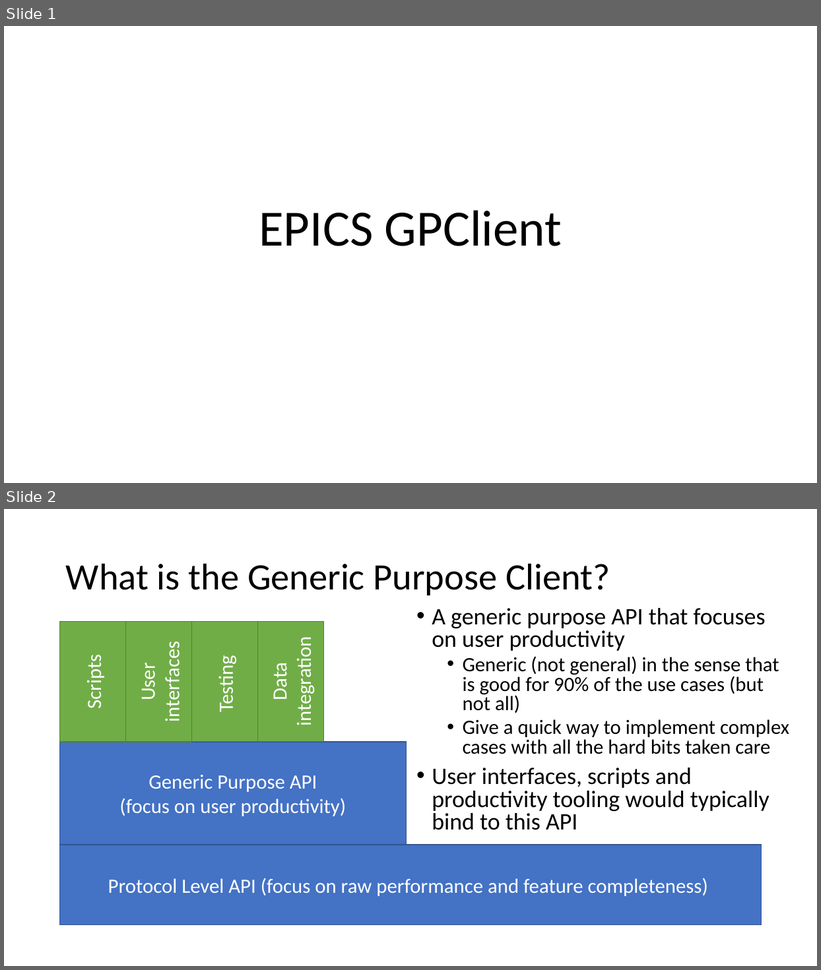
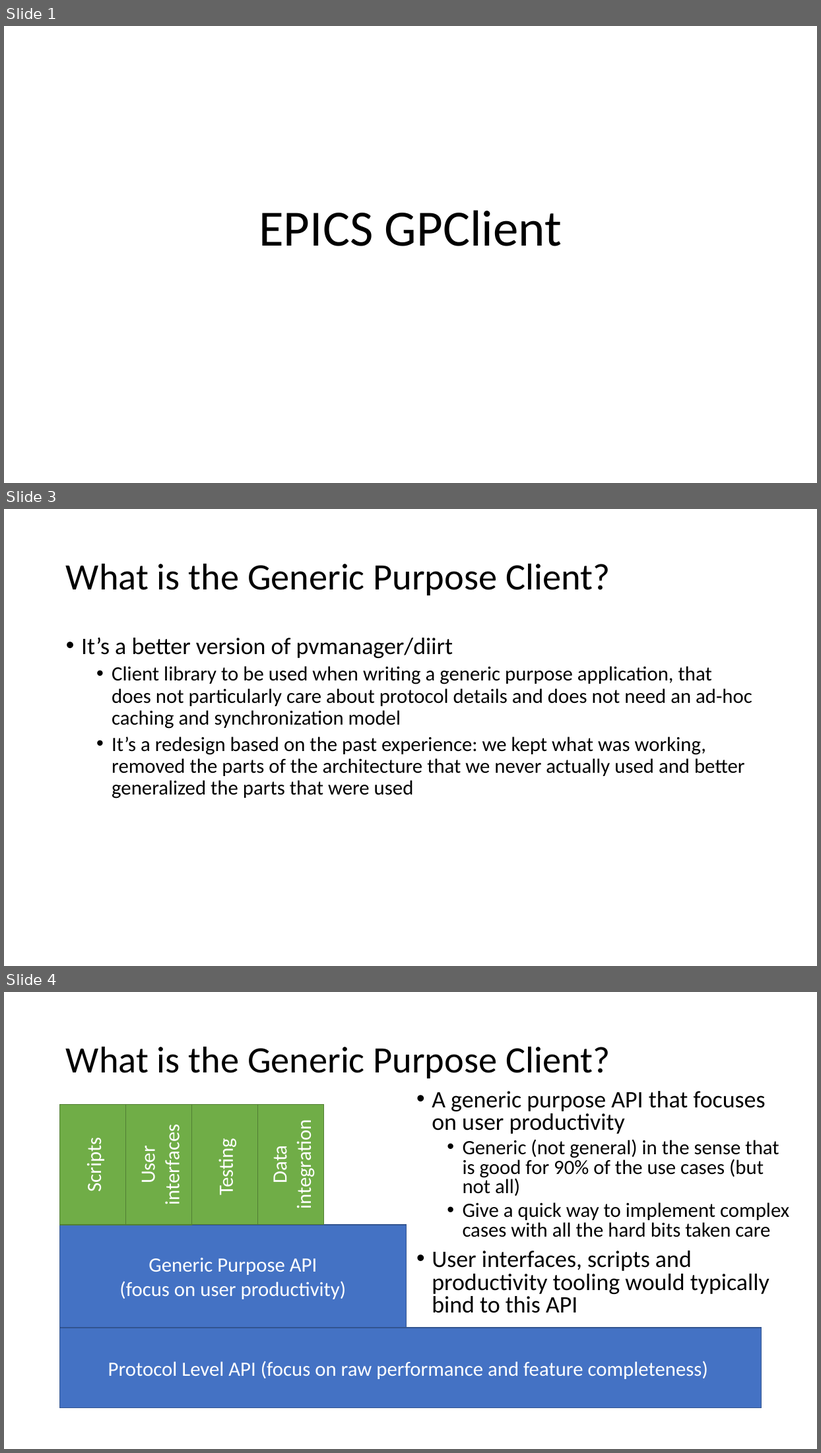
Before and after one commit to shroffk/epics-java-resources, a slide deck: EPICS-GPClient.pptx. Shown one above the other, each under a label of ours: slides 1 and 2 before the commit, slides 1, 3 and 4 after it; the slides between them are not shown. The pictures are 821x970 and 821x1453 pixels, drawn with LibreOffice and Linux fonts; fonts in the diff are those of the drawing. Boxes give left, top, right and bottom in pixels: in the first picture for what was removed or moved away, otherwise in the second. Text is boxed around its words. In the diff, an @@ line names an element or a change of style, - is before the commit and + after.

```diff
--- a/EPICS-GPClient.pptx
+++ b/EPICS-GPClient.pptx
@@ slide 3 added at box(4, 509, 817, 966), background #FFFFFF @@
@@ title added at box(66, 563, 610, 595), 44 pt, text #000000 @@
+What is the Generic Purpose Client?
@@ text added at box(81, 637, 752, 799), 24 pt, text #000000 @@
+• It’s a better version of pvmanager/diirt
+  • Client library to be used when writing a generic purpose application, that does not particularly care about protocol details and does not need an ad-hoc caching and synchronization model
+  • It’s a redesign based on the past experience: we kept what was working, removed the parts of the architecture that we never actually used and better generalized the parts that were used
@@ what was slide 2 is now slide 4 @@
```
Also in this commit, not shown: 2 slides changed, 1 other slide added, 1 slide removed.
